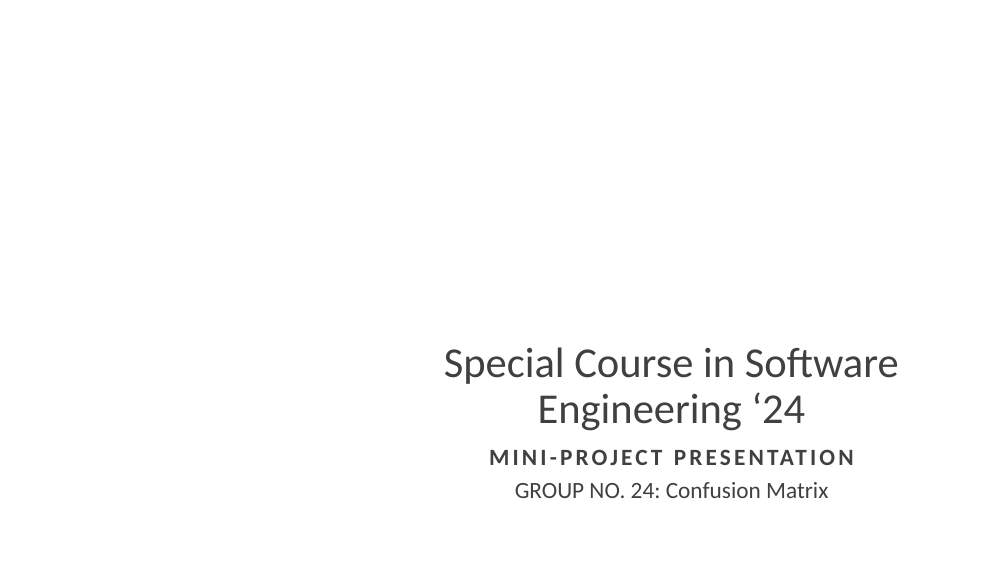
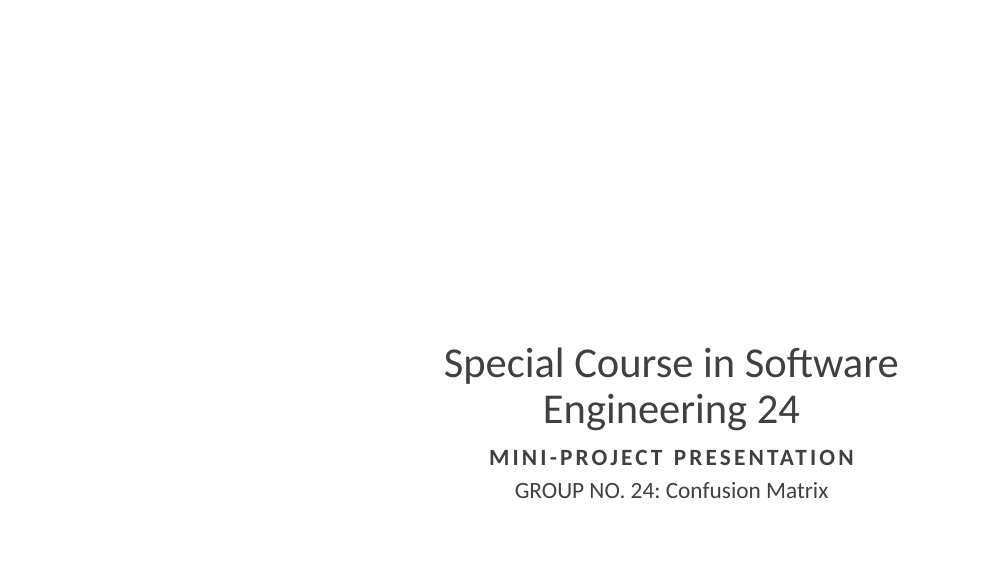
Before and after one commit to charlesyifanli/python_and_data, a slide deck: slide 1 of mini_project/SCSE 24 Mini-project presentation (Group No. ##).pptx. Drawn at 1008x567 pixels with LibreOffice and Linux fonts; fonts in the diff are those of the drawing; background and template pictures are left out. Boxes give left, top, right and bottom in pixels: in the first picture for what was removed or moved away, otherwise in the second. Text is boxed around its words. In the diff, an @@ line names an element or a change of style, - is before the commit and + after.

```diff
--- a/mini_project/SCSE 24 Mini-project presentation (Group No. ##).pptx
+++ b/mini_project/SCSE 24 Mini-project presentation (Group No. ##).pptx
@@ title at (444, 347, 899, 431): text changed @@
-Special Course in Software Engineering ‘24
+Special Course in Software Engineering 24
```
Also in this commit, not shown: 1 other slide changed, 1 other file.
